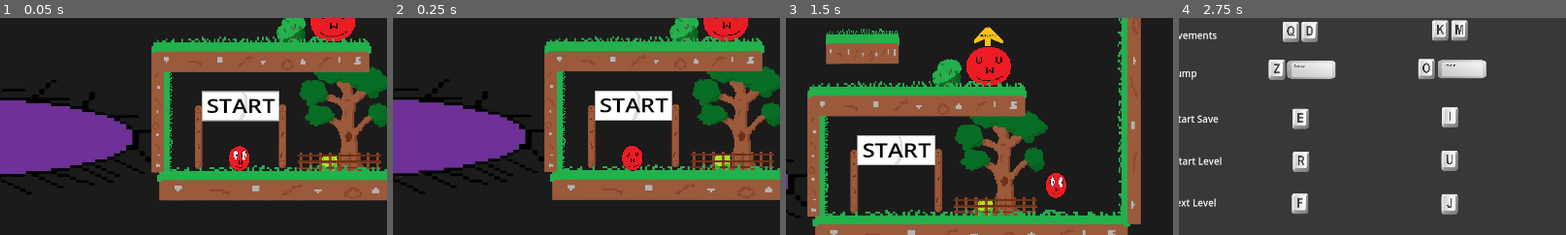
Above: before the commit, frames 1-4 (left to right).
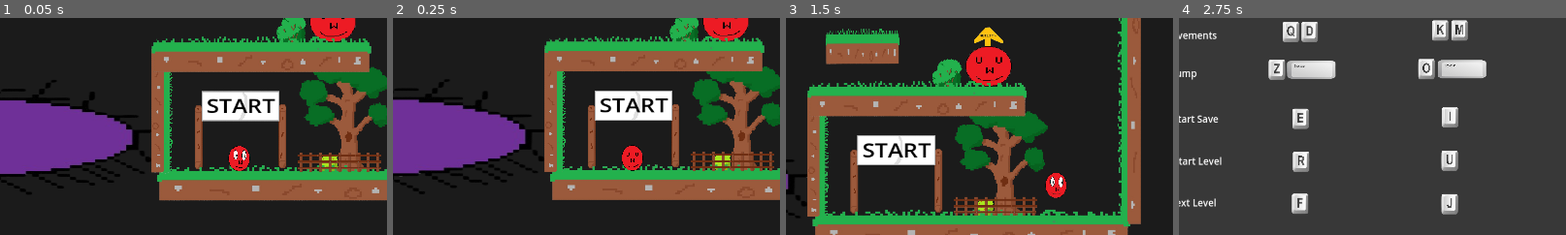
Above: after the commit, the same moments.

Repository: Mahnwe/TheBallThatWasUwU
Game: Godot game, scene res://Scenes/level2.tscn
The game is run twice, just before and just after one commit, with the same random seed, the same clock (stepped at 60 frames per second) and the same inputs. This scene is started directly instead of the project's main scene.
Inputs (mouse positions are % of the whole screen's width and height, from its top left):
- Up to frame 1 (0.05 s): no input
- Up to frame 2 (0.25 s): no input
- Up to frame 3 (1.5 s): tap Enter at 0.5 s; move the mouse to (72, 45) at 0.52 s; hold D (move_right) from 0.53 s (still down); tap X (dash) at 0.6 s; click (72, 45) at 0.67 s; tap Space (jump) at 0.77 s; move the mouse to (30, 55) at 1.27 s; tap F (next_level) at 1.35 s
- Up to frame 4 (2.75 s): tap Space (jump) at 1.52 s; move the mouse to (60, 28) at 2.02 s; release D (move_right) at 2.03 s; hold A (move_left) from 2.03 s (still down); tap C (open_commands) at 2.1 s
The pictures show only the part of the screen within x 19-69%, y 20-70%; the shares and areas given below are measured in that part.

The runs differ from the first frame. In frame 1, 0.1% of the frame differs, in the area x 77-98%, y 67-71%; in frame 2, 0.1%; in frame 3, 0.1%; in frame 4, nothing differs.

Commit message:
Change barrier ordering to make the player move behind them, and remove print in Cannon.gd

Diff:
--- a/Scenes/barrier.tscn
+++ b/Scenes/barrier.tscn
@@ -3,6 +3,7 @@
 [ext_resource type="Texture2D" uid="uid://fri20t7wv3x3" path="res://Arts/BarrierSprite/BarrierSprite-removebg-preview.png" id="1_66j0a"]
 
 [node name="Barrier" type="Node2D"]
+z_index = 1
 
 [node name="Sprite2D" type="Sprite2D" parent="."]
 scale = Vector2(0.107029, 0.125628)
--- a/Scripts/Cannon.gd
+++ b/Scripts/Cannon.gd
@@ -27,7 +27,6 @@
 	add_child(cannon_ball_inst)
 	cannon_ball_inst.ball_speed = ball_speed
 	cannon_ball_inst.cannon_ball_touch_object.connect(on_cannon_ball_exploding)
-	print("ball is created")
 	if is_going_left:
 		cannon_ball_inst.position.x = -61
 		cannon_ball_inst.position.y = -18
@@ -45,7 +44,6 @@
 	if cannon_ball_inst.has_touch_player == false:
 		cannon_ball_has_touch_player = false
 	remove_cannon_ball()
-	print("ball explode")
 
 func remove_cannon_ball():
 	self.remove_child(cannon_ball_inst)
